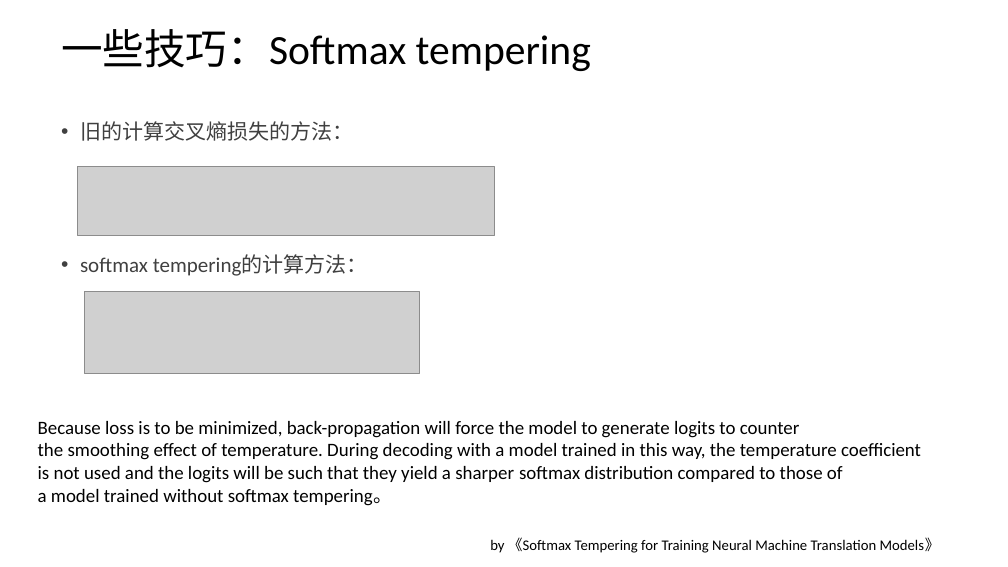
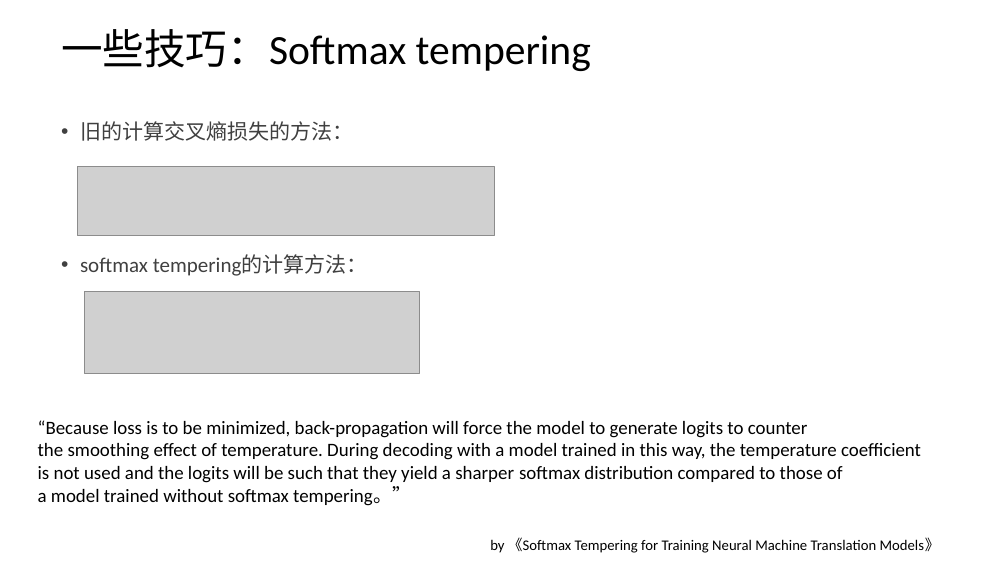
Before and after one commit to kevinva/paperReport, a slide deck: slide 7 of presentation/hezhi_AlphaCode.pptx. Drawn at 1008x567 pixels with LibreOffice and Linux fonts; fonts in the diff are those of the drawing; grey boxes stand for pictures. Boxes give left, top, right and bottom in pixels: in the first picture for what was removed or moved away, otherwise in the second. Text is boxed around its words. In the diff, an @@ line names an element or a change of style, - is before the commit and + after.

```diff
--- a/presentation/hezhi_AlphaCode.pptx
+++ b/presentation/hezhi_AlphaCode.pptx
@@ text at (38, 420, 808, 438): text changed @@
-Because loss is to be minimized, back-propagation will force the model to generate logits to counter
+“Because loss is to be minimized, back-propagation will force the model to generate logits to counter
@@ text at (38, 486, 411, 506): text changed @@
-a model trained without softmax tempering。
+a model trained without softmax tempering。”
```
Also in this commit, not shown: 8 slides added.
